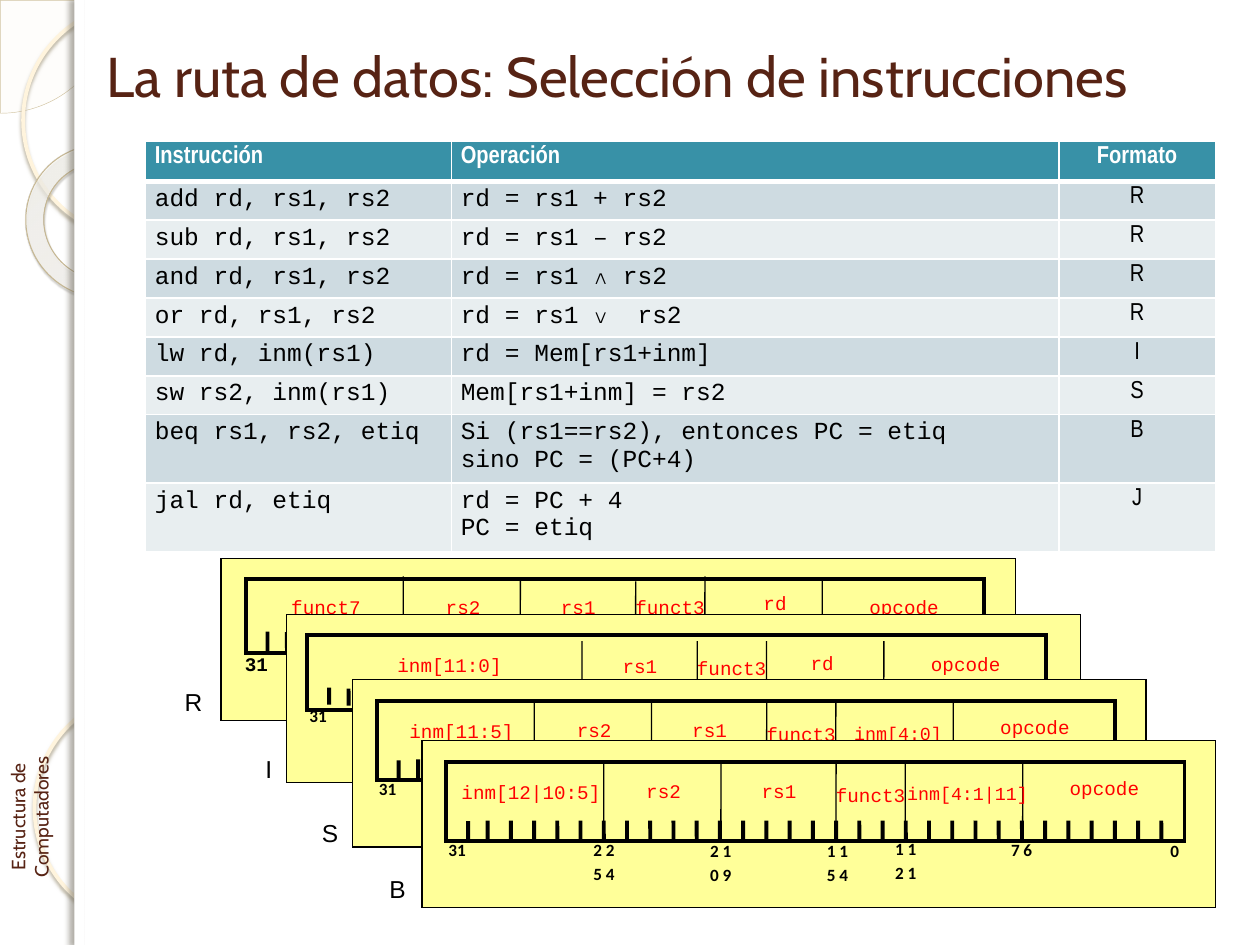
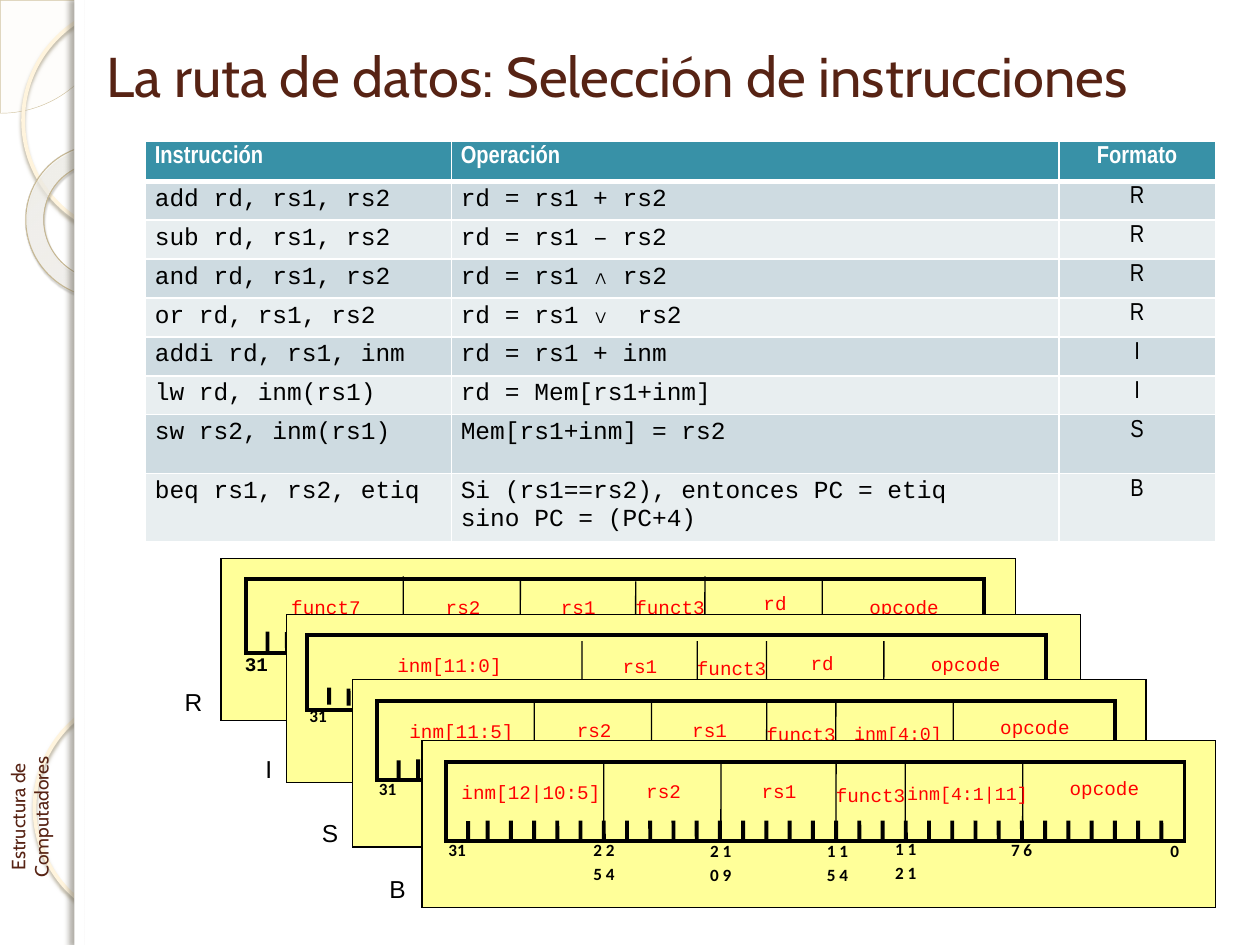
Before and after one commit to enriquesquintana/ETC, a slide deck: slide 44 of ETC_RISCV/Teoría/Tema 1. El procesador_RISCV.pptx. Drawn at 1260x945 pixels with LibreOffice and Linux fonts; fonts in the diff are those of the drawing; background and template pictures are left out. Boxes give left, top, right and bottom in pixels: in the first picture for what was removed or moved away, otherwise in the second. Text is boxed around its words. In the diff, an @@ line names an element or a change of style, - is before the commit and + after.

```diff
--- a/ETC_RISCV/Teoría/Tema 1. El procesador_RISCV.pptx
+++ b/ETC_RISCV/Teoría/Tema 1. El procesador_RISCV.pptx
@@ table at (145,141,1215,542) @@
+row 6: addi rd, rs1, inm | rd = rs1 + inm | I
-row 9: jal rd, etiq | rd = PC + 4 / PC = etiq | J
```
Also in this commit, not shown: 4 other slides changed, 1 slide removed.
